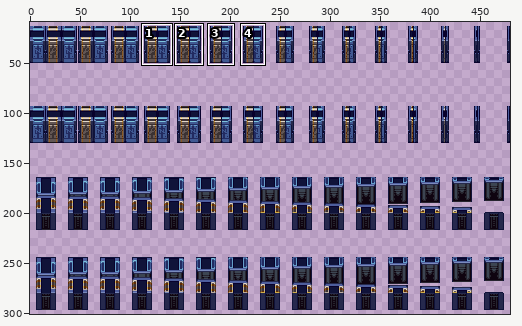
One commit to this pixel-art file: Resources/Textures/_ST/ASSETS/Airlock_Composite.ase. Above: a wide view before the commit, with the close-up outlined.
Close-up. First the earlier version:
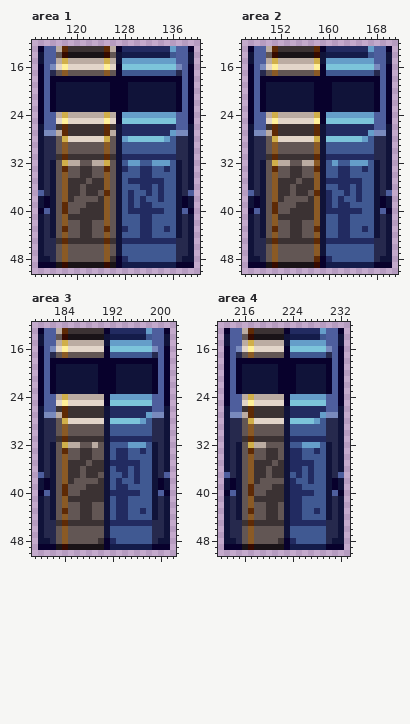
480x320 pixels, 1 frame. Shown: area 1: x 113..140, y 12..50; area 2: x 146..171, y 12..50; area 3: x 179..202, y 12..50; area 4: x 212..233, y 12..50. The wide view leaves out empty margins. The commit also changed other parts of the picture, which this record leaves out.
After:
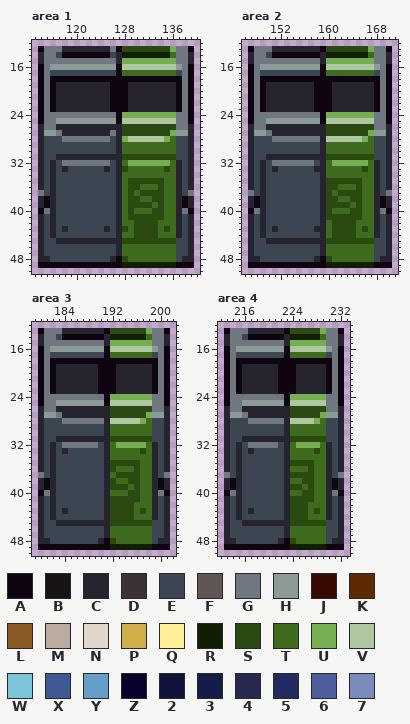
Palette (. is transparent): A #0f0410  B #191317  C #26242e  D #3b3233  E #3c4552  F #625654  G #6f7780  H #8d9b98  J #360a00  K #5e2a05  L #8a5a25  M #bbaca2  N #e2d5c9  P #d0af4a  Q #fff098  R #111e01  S #2b4a12  T #3e6b1e  U #75af52  V #afc7a1  W #7cc4da  X #405992  Y #659ec9  Z #08012c  2 #101339  3 #141c4a  4 #26294d  5 #222b61  6 #4e5e9d  7 #798abd
The edit:
layer "Main Color" now hidden
layer "Stripe B" now hidden
layer "Stripe B2" now hidden
Changed rows in their new state; - is an unchanged pixel.
Area 1:
first column x 114:
13 AGGGCCCCCCCCGASSSSSSSSUGGA
14 CGGEAAAAAAAAECRRRRRRRRTGGC
15 CGGGGGGGGGGGGCUUUUUUUUUGGC
16 AGHHHHHHHHHHHAVVVVVVVVVHGA
17 AGEEEEEEEEEEEATTTTTTTTTEGA
18 AGAAAAAAAAAAAAAAAAAAAAAAGA
19 AGACCCCCCCCCAAACCCCCCCCAGA
20 AGACCCCCCCCCAAACCCCCCCCAGA
21 AGACCCCCCCCCAAACCCCCCCCAGA
22 AGACCCCCCCCCAAACCCCCCCCAGA
23 AGACCCCCCCCCAAACCCCCCCCAGA
24 AGGGGGGGGGGGGAUUUUUUUUUGGA
25 AGGHHHHHHHHHHAVVVVVVVVVGGA
26 CGGCCCCCCCCCCCSSSSSSSSSGGC
27 CHHGCCCCCCCCGCSSSSSSSSUHHC
28 CEEEGGGGGGGGECUVVVVVVUTEEC
29 CEEEEEEEEEEEECTTTTTTTTTEEC
30 CEEEEEEEEEEEECTTTTTTTTTEEC
31 CEECCCCCCCCCCCSSSSSSSSSEEC
32 CECEGGGGGGGGECTUUUUUUUTCEC
33 CECECEEEEEECECSTTTTTTSTCEC
34 CECEEEEEEEEEECTTTTTTTTTCEC
35 CECEEEEEEEEEECTSSSSSSTTCEC
36 CECEEEEEEEEEECTSSTTTSTTCEC
37 GECEEEEEEEEEECTSTSSSSTTCEG
38 CACEEEEEEEEEECTSSTTSSTTCAC
39 CACEEEEEEEEEECTSSSSTSTTCAC
40 AGCEEEEEEEEEECTSTTTSSTTCGA
41 CECEEEEEEEEEECTSSSSSSTTCEC
42 CECEEEEEEEEEECTTSSSSTTTCEC
43 CECECEEEEEECECSTSSSSTSTCEC
44 CECEEEEEEEEEECTTSSSSTTTCEC
45 CEECCCCCCCCCCCSSSSSSSSSEEC
46 CEEEEEEEEEEEECTTTTTTTTTEEC
47 CEEEEEEEEEEEECTTTTTTTTTEEC
48 CCEEEEEEEEEECASTTTTTTTTECC
49 AAAAAAAAAAAAAARRRRRRRRRAAA
Area 2:
first column x 147:
13 AGGGCCCCCCCCASSSSSSSUGGA
14 CGGEAAAAAAAACRRRRRRRTGGC
15 CGGGGGGGGGGGCUUUUUUUUGGC
16 AGHHHHHHHHHHAVVVVVVVVHGA
17 AGEEEEEEEEEEATTTTTTTTEGA
18 AGAAAAAAAAAAAAAAAAAAAAGA
19 AGACCCCCCCCAAACCCCCCCAGA
20 AGACCCCCCCCAAACCCCCCCAGA
21 AGACCCCCCCCAAACCCCCCCAGA
22 AGACCCCCCCCAAACCCCCCCAGA
23 AGACCCCCCCCAAACCCCCCCAGA
24 AGGGGGGGGGGGAUUUUUUUUGGA
25 AGGHHHHHHHHHAVVVVVVVVGGA
26 CGGCCCCCCCCCCSSSSSSSSGGC
27 CHHGCCCCCCCCCSSSSSSSUHHC
28 CEEEGGGGGGGGCVVVVVVUTEEC
29 CEEEEEEEEEEECTTTTTTTTEEC
30 CEEEEEEEEEEECTTTTTTTTEEC
31 CEECCCCCCCCCCSSSSSSSSEEC
32 CECEGGGGGGGECTUUUUUUTCEC
33 CECECEEEEEECCTTTTTTSTCEC
34 CECEEEEEEEEECTTTTTTTTCEC
35 CECEEEEEEEEECSSSSSSTTCEC
36 CECEEEEEEEEECSSTTTSTTCEC
37 GECEEEEEEEEECSTSSSSTTCEG
38 CACEEEEEEEEECSSTTSSTTCAC
39 CACEEEEEEEEECSSSSTSTTCAC
40 AGCEEEEEEEEECSTTTSSTTCGA
41 CECEEEEEEEEECSSSSSSTTCEC
42 CECEEEEEEEEECTSSSSTTTCEC
43 CECECEEEEEECCTSSSSTSTCEC
44 CECEEEEEEEEECTSSSSTTTCEC
45 CEECCCCCCCCCCSSSSSSSSEEC
46 CEEEEEEEEEEECTTTTTTTTEEC
47 CEEEEEEEEEEECTTTTTTTTEEC
48 CCEEEEEEEEECASTTTTTTTECC
49 AAAAAAAAAAAAARRRRRRRRAAA
Area 3:
first column x 180:
13 AGGGCCCCCCCASSSSSSUGGA
14 CGGEAAAAAAACRRRRRRTGGC
15 CGGGGGGGGGGCUUUUUUUGGC
16 AGHHHHHHHHHAVVVVVVVHGA
17 AGEEEEEEEEEATTTTTTTEGA
18 AGAAAAAAAAAAAAAAAAAAGA
19 AGACCCCCCCAAACCCCCCAGA
20 AGACCCCCCCAAACCCCCCAGA
21 AGACCCCCCCAAACCCCCCAGA
22 AGACCCCCCCAAACCCCCCAGA
23 AGACCCCCCCAAACCCCCCAGA
24 AGGGGGGGGGGAUUUUUUUGGA
25 AGGHHHHHHHHAVVVVVVVGGA
26 CGGCCCCCCCCCSSSSSSSGGC
27 CHHGCCCCCCCCSSSSSSUHHC
28 CEEEGGGGGGGCVVVVVUTEEC
29 CEEEEEEEEEECTTTTTTTEEC
30 CEEEEEEEEEECTTTTTTTEEC
31 CEECCCCCCCCCSSSSSSSEEC
32 CECEGGGGGGECTUUUUUTCEC
33 CECECEEEEEECTTTTTSTCEC
34 CECEEEEEEEECTTTTTTTCEC
35 CECEEEEEEEECSSSSSTTCEC
36 CECEEEEEEEECSTTTSTTCEC
37 GECEEEEEEEECTSSSSTTCEG
38 CACEEEEEEEECSTTSSTTCAC
39 CACEEEEEEEECSSSTSTTCAC
40 AGCEEEEEEEECTTTSSTTCGA
41 CECEEEEEEEECSSSSSTTCEC
42 CECEEEEEEEECSSSSTTTCEC
43 CECECEEEEEECSSSSTSTCEC
44 CECEEEEEEEECSSSSTTTCEC
45 CEECCCCCCCCCSSSSSSSEEC
46 CEEEEEEEEEECTTTTTTTEEC
47 CEEEEEEEEEECTTTTTTTEEC
48 CCEEEEEEEECASTTTTTTECC
49 AAAAAAAAAAAARRRRRRRAAA
Area 4:
first column x 213:
13 AGGGCCCCCCASSSSSUGGA
14 CGGEAAAAAACRRRRRTGGC
15 CGGGGGGGGGCUUUUUUGGC
16 AGHHHHHHHHAVVVVVVHGA
17 AGEEEEEEEEATTTTTTEGA
18 AGAAAAAAAAAAAAAAAAGA
19 AGACCCCCCAAACCCCCAGA
20 AGACCCCCCAAACCCCCAGA
21 AGACCCCCCAAACCCCCAGA
22 AGACCCCCCAAACCCCCAGA
23 AGACCCCCCAAACCCCCAGA
24 AGGGGGGGGGAUUUUUUGGA
25 AGGHHHHHHHAVVVVVVGGA
26 CGGCCCCCCCCSSSSSSGGC
27 CHHGCCCCCCCSSSSSUHHC
28 CEEEGGGGGGCVVVVUTEEC
29 CEEEEEEEEECTTTTTTEEC
30 CEEEEEEEEECTTTTTTEEC
31 CEECCCCCCCCSSSSSSEEC
32 CECEGGGGGECTUUUUTCEC
33 CECECEEEEECTTTTSTCEC
34 CECEEEEEEECTTTTTTCEC
35 CECEEEEEEECSSSSTTCEC
36 CECEEEEEEECTTTSTTCEC
37 GECEEEEEEECSSSSTTCEG
38 CACEEEEEEECTTSSTTCAC
39 CACEEEEEEECSSTSTTCAC
40 AGCEEEEEEECTTSSTTCGA
41 CECEEEEEEECSSSSTTCEC
42 CECEEEEEEECSSSTTTCEC
43 CECECEEEEECSSSTSTCEC
44 CECEEEEEEECSSSTTTCEC
45 CEECCCCCCCCSSSSSSEEC
46 CEEEEEEEEECTTTTTTEEC
47 CEEEEEEEEECTTTTTTEEC
48 CCEEEEEEECASTTTTTECC
49 AAAAAAAAAAARRRRRRAAA
Where, in picture pixels (left, top, right, bottom), the same in both close-ups:
changed: (38, 46, 194, 268)
changed: (248, 46, 392, 268)
changed: (38, 328, 170, 550)
changed: (224, 328, 344, 550)
